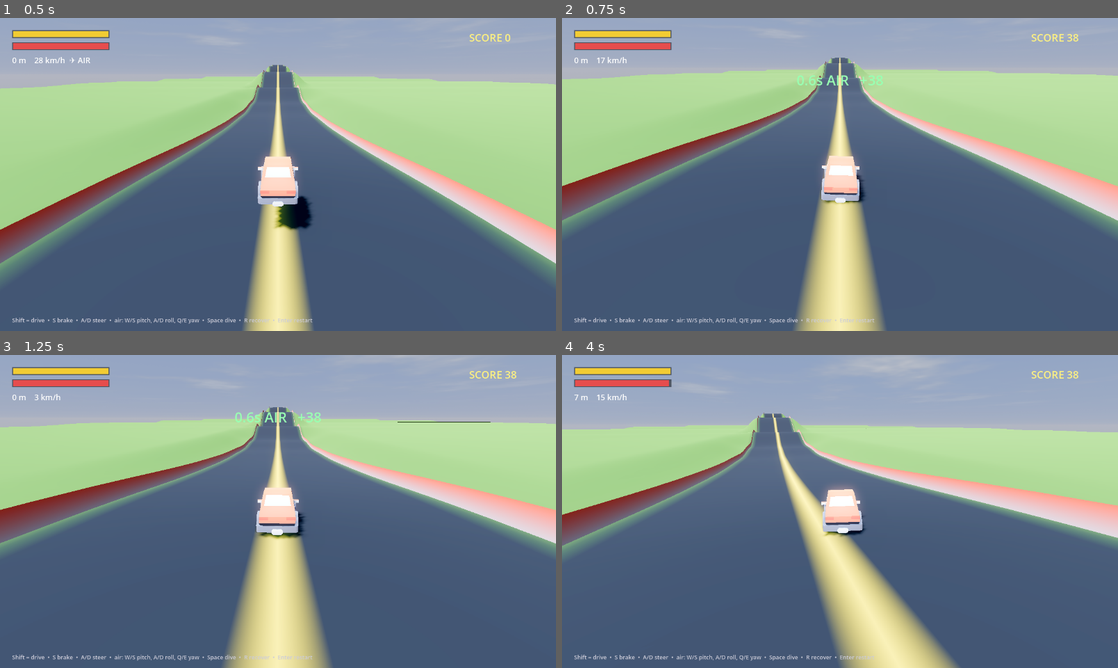
Above: before the commit, frames 1-4 (two rows, left to right).
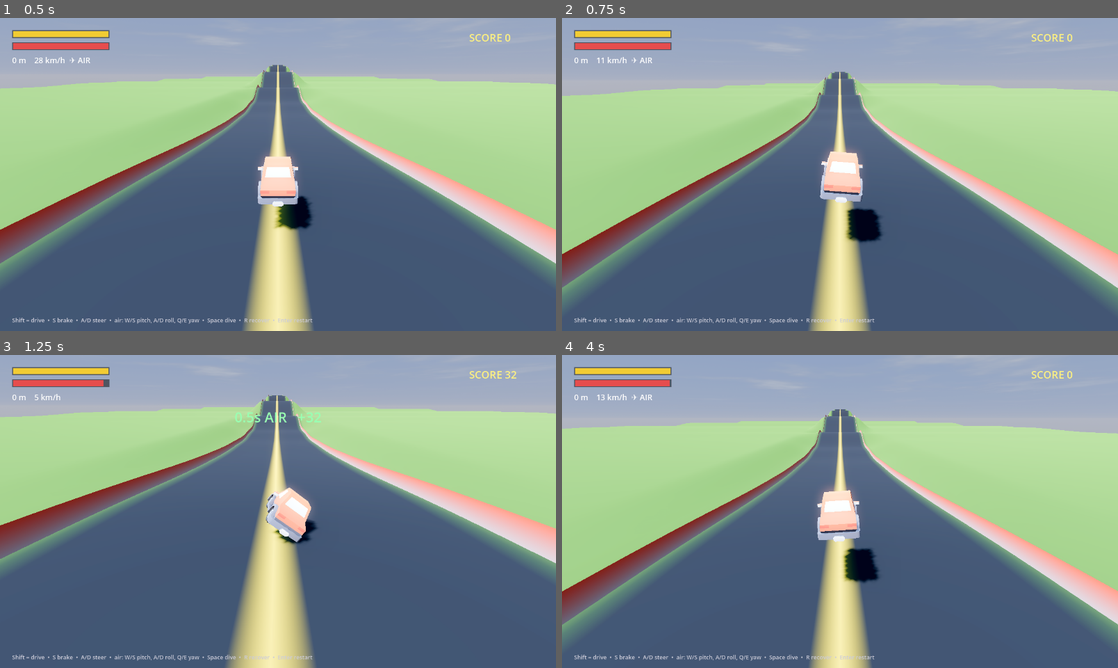
Above: after the commit, the same moments.

Repository: MilkManManiac/HillClimbRacer
Game: Godot game, scene res://scenes/HillClimb.tscn
The game is run twice, just before and just after one commit, with the same random seed, the same clock (stepped at 60 frames per second) and the same inputs.
Inputs (mouse positions are in pixels of both pictures, inside the frame that each line leads up to):
- Up to frame 1 (0.5 s): no input
- Up to frame 2 (0.75 s): tap Enter at 0.5 s; move the mouse to (962, 158) at 0.52 s; hold D (turn_right) from 0.53 s (still down); hold Enter from 0.53 s (still down); click (962, 158) at 0.67 s
- Up to frame 3 (1.25 s): keep holding D (turn_right); keep holding Enter; tap Space at 0.77 s
- Up to frame 4 (4 s): release D (turn_right) at 1.25 s; release Enter at 1.25 s; drag from (728, 527) to (812, 574) at 1.27 s; move the mouse to (895, 442) at 2.02 s; hold D (turn_right) 2.03-2.75 s; hold Enter 2.03-2.75 s; drag from (812, 574) to (673, 464) at 2.77 s; move the mouse to (1006, 558) at 3.52 s; hold A (turn_left) from 3.53 s (still down); hold R from 3.53 s (still down); tap Space at 3.77 s; tap Enter at 3.8 s

Frame 1 is identical in both runs. In frame 2, 30% of the frame differs, in the area x 0-100%, y 5-100%; in frame 3, 15%; in frame 4, 32%, in the area x 0-100%, y 0-100%.

Commit message:
HC milestone 2 start: upgrade shop + anti-tunnel + always-restart
- Anti-tunnel safety: if a hard landing punches the car through the heightfield it
  pops back to the surface
- Enter restarts any time (not just on death)
- Economy: run score banks into money on wreck; between-run shop with per-stat
  upgrades (Engine, Fuel Tank, Suspension, Grip, Air Control) bought with money,
  scaling cost, applied to the car

Co-Authored-By: Claude Opus 4.8 (1M context) <noreply@anthropic.com>

Diff:
--- a/scripts/hc/HCCar.gd
+++ b/scripts/hc/HCCar.gd
@@ -40,6 +40,7 @@
 var score: float = 0.0
 var trick_text: String = ""
 var _trick_timer: float = 0.0
+var terrain: Node3D   # set by HCMain; used to catch ground tunneling
 
 var _rays: Array[RayCast3D] = []
 var _grounded: bool = false
@@ -171,6 +172,17 @@
 		if _trick_timer <= 0.0:
 			trick_text = ""
 
+	# anti-tunnel safety: if a hard landing punched us through the ground, pop back up
+	if terrain and not dead:
+		var th: float = terrain.call("height_at", global_position.x, global_position.z)
+		if global_position.y < th - 1.0:
+			var p := global_position
+			p.y = th + 0.6
+			global_position = p
+			if linear_velocity.y < 0.0:
+				linear_velocity.y = 0.0
+			reset_physics_interpolation()
+
 	# --- fuel/health bookkeeping -------------------------------------------
 	# crash if you land/roll off the road (past the rails)
 	if _grounded and absf(global_position.x) > road_half + 1.5:
--- a/scripts/hc/HCMain.gd
+++ b/scripts/hc/HCMain.gd
@@ -21,12 +21,31 @@
 var _score_lbl: Label
 var _trick_lbl: Label
 
+# --- economy / upgrades ------------------------------------------------------
+const UP_KEYS := ["engine", "fuel", "suspension", "grip", "air"]
+const UP_NAME := {"engine": "Engine", "fuel": "Fuel Tank", "suspension": "Suspension", "grip": "Grip", "air": "Air Control"}
+const UP_BASECOST := {"engine": 160, "fuel": 130, "suspension": 150, "grip": 120, "air": 140}
+const UP_MAX := 6
+var money: int = 0
+var _levels := {"engine": 0, "fuel": 0, "suspension": 0, "grip": 0, "air": 0}
+var _was_dead := false
+var _shop: Control
+var _shop_header: Label
+var _shop_money: Label
+var _shop_rows := {}
+
 func _ready() -> void:
 	_setup_sky()
 	_setup_terrain_and_car()
 	_setup_camera()
 	_setup_hud()
+	_build_shop()
+	_apply_upgrades()
 	Input.set_mouse_mode(Input.MOUSE_MODE_VISIBLE)
+
+func _input(event: InputEvent) -> void:
+	if event is InputEventKey and event.pressed and not event.echo and event.keycode == KEY_ENTER:
+		_restart()
 
 func _setup_sky() -> void:
 	var sky := Node3D.new()
@@ -42,6 +61,7 @@
 	_car.set_script(HCCarScript)
 	add_child(_car)
 	_car.set("road_half", _terrain.get("road_half_width"))
+	_car.set("terrain", _terrain)
 	# place start above the terrain so it drops onto it
 	_start.y = _terrain.call("height_at", 0.0, 0.0) + 4.0
 	_car.global_position = _start
@@ -61,8 +81,12 @@
 		return
 	_update_camera(delta)
 	_update_hud()
-	if _car.get("dead") and Input.is_key_pressed(KEY_ENTER):
-		_restart()
+	# on death, bank the run's score into money and open the shop
+	var d: bool = _car.get("dead")
+	if d and not _was_dead:
+		_was_dead = true
+		money += int(_car.get("score"))
+		_show_shop()
 
 func _update_camera(delta: float) -> void:
 	# heading from horizontal velocity (stable during flips); fall back to last heading
@@ -97,9 +121,107 @@
 	_cam.fov = lerpf(_cam.fov, target_fov, 1.0 - exp(-4.0 * delta))
 
 func _restart() -> void:
+	_apply_upgrades()
 	_car.call("reset_run", _start)
 	_cam.global_position = _start + Vector3(0, 6, 12)
 	_cam_heading = Vector3(0, 0, -1)
+	_was_dead = false
+	if _shop:
+		_shop.visible = false
+
+# --- upgrade shop ------------------------------------------------------------
+
+func _cost(key: String) -> int:
+	return int(UP_BASECOST[key] * pow(1.7, _levels[key]))
+
+func _apply_upgrades() -> void:
+	if _car == null:
+		return
+	_car.set("engine_force", 19000.0 + _levels.engine * 3500.0)
+	_car.set("max_speed", 125.0 + _levels.engine * 7.0)
+	_car.set("max_fuel", 600.0 + _levels.fuel * 240.0)
+	_car.set("land_damage_speed", 12.0 + _levels.suspension * 5.0)
+	_car.set("grip", 8.5 + _levels.grip * 0.9)
+	_car.set("air_pitch_torque", 11.0 + _levels.air * 2.0)
+	_car.set("air_roll_torque", 9.0 + _levels.air * 1.6)
+	_car.set("air_yaw_torque", 6.0 + _levels.air * 1.2)
+
+func _build_shop() -> void:
+	var layer := CanvasLayer.new()
+	layer.layer = 10
+	add_child(layer)
+	_shop = Control.new()
+	_shop.set_anchors_preset(Control.PRESET_FULL_RECT)
+	_shop.visible = false
+	layer.add_child(_shop)
+	var dim := ColorRect.new()
+	dim.set_anchors_preset(Control.PRESET_FULL_RECT)
+	dim.color = Color(0, 0, 0, 0.6)
+	_shop.add_child(dim)
+	var box := VBoxContainer.new()
+	box.set_anchors_preset(Control.PRESET_CENTER)
+	box.position = Vector2(-220, -200)
+	box.custom_minimum_size = Vector2(440, 0)
+	box.add_theme_constant_override("separation", 10)
+	_shop.add_child(box)
+	_shop_header = _shop_label(box, "", 26, Color(1, 0.8, 0.4))
+	_shop_money = _shop_label(box, "", 24, Color(1, 0.95, 0.5))
+	for key in UP_KEYS:
+		var row := HBoxContainer.new()
+		row.custom_minimum_size = Vector2(440, 0)
+		row.add_theme_constant_override("separation", 12)
+		box.add_child(row)
+		var lbl := Label.new()
+		lbl.custom_minimum_size = Vector2(260, 0)
+		lbl.add_theme_font_size_override("font_size", 19)
+		row.add_child(lbl)
+		var btn := Button.new()
+		btn.custom_minimum_size = Vector2(150, 0)
+		btn.pressed.connect(_buy.bind(key))
+		row.add_child(btn)
+		_shop_rows[key] = {"label": lbl, "btn": btn}
+	var restart := Button.new()
+	restart.text = "RESTART  (Enter)"
+	restart.custom_minimum_size = Vector2(440, 44)
+	restart.pressed.connect(_restart)
+	box.add_child(restart)
+
+func _shop_label(parent: Node, text: String, size: int, col: Color) -> Label:
+	var l := Label.new()
+	l.text = text
+	l.add_theme_font_size_override("font_size", size)
+	l.add_theme_color_override("font_color", col)
+	parent.add_child(l)
+	return l
+
+func _show_shop() -> void:
+	_shop_header.text = "WRECKED  —  %d m   (banked +%d)" % [int(_car.get("distance")), int(_car.get("score"))]
+	_shop.visible = true
+	_refresh_shop()
+
+func _refresh_shop() -> void:
+	_shop_money.text = "MONEY: $%d" % money
+	for key in UP_KEYS:
+		var lvl: int = _levels[key]
+		var row: Dictionary = _shop_rows[key]
+		row.label.text = "%s   Lv %d/%d" % [UP_NAME[key], lvl, UP_MAX]
+		if lvl >= UP_MAX:
+			row.btn.text = "MAX"
+			row.btn.disabled = true
+		else:
+			var c: int = _cost(key)
+			row.btn.text = "Buy  $%d" % c
+			row.btn.disabled = money < c
+
+func _buy(key: String) -> void:
+	if _levels[key] >= UP_MAX:
+		return
+	var c: int = _cost(key)
+	if money >= c:
+		money -= c
+		_levels[key] += 1
+		_apply_upgrades()
+		_refresh_shop()
 
 # --- HUD ---------------------------------------------------------------------
 
@@ -171,7 +293,4 @@
 	_info.text = "%d m    %d km/h%s" % [int(dist), int(_car.call("get_speed_kmh")), air]
 	_score_lbl.text = "SCORE %d" % int(_car.get("score"))
 	_trick_lbl.text = _car.get("trick_text")
-	if _car.get("dead"):
-		_big.text = "WRECKED — %d m\nPress Enter to restart" % int(dist)
-	else:
-		_big.text = ""
+	_big.text = ""   # the shop panel now handles the death screen
--- a/tests/HCDrive.gd
+++ b/tests/HCDrive.gd
@@ -1,24 +1,21 @@
 extends Node
 var _f := 0
 var _car: RigidBody3D
-var _maxs := 0.0
-var _sum := 0.0
-var _n := 0
+var _root: Node
 func _ready() -> void:
-	var s: Node = load("res://scenes/HillClimb.tscn").instantiate()
-	add_child(s)
+	_root = load("res://scenes/HillClimb.tscn").instantiate()
+	add_child(_root)
 	await get_tree().process_frame
-	for c in s.get_children():
+	for c in _root.get_children():
 		if c is RigidBody3D: _car = c
 func _physics_process(_d: float) -> void:
 	_f += 1
 	if _car == null: return
-	if _f > 60:
+	if _f > 60 and not _car.get("dead"):
 		Input.action_press("accelerate")
-		if not _car.get("dead"):
-			var s: float = _car.call("get_speed_kmh")
-			_maxs = maxf(_maxs, s); _sum += s; _n += 1
-	if _f == 1200:
-		print("[hc] dist=%.0f topspeed=%.0f avgspeed=%.0f score=%.0f" % [
-			_car.get("distance"), _maxs, _sum/maxf(_n,1), _car.get("score")])
+		# steer hard so it eventually goes off-road / crashes
+		if _f % 120 < 60: Input.action_press("turn_left")
+		else: Input.action_release("turn_left")
+	if _f == 1500:
+		print("[hc] dead=%s score=%.0f money=%d" % [str(_car.get("dead")), _car.get("score"), _root.get("money")])
 		get_tree().quit()
